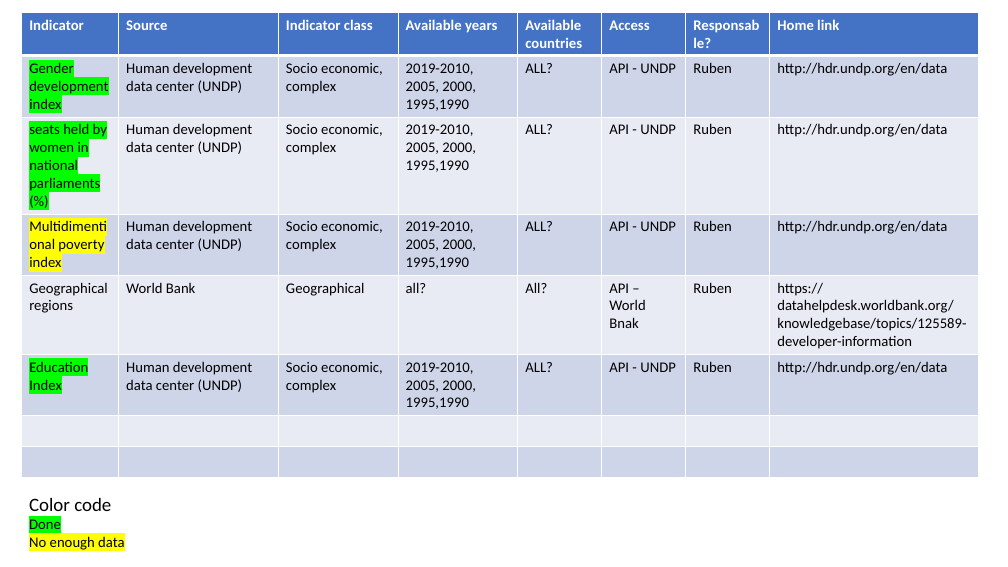
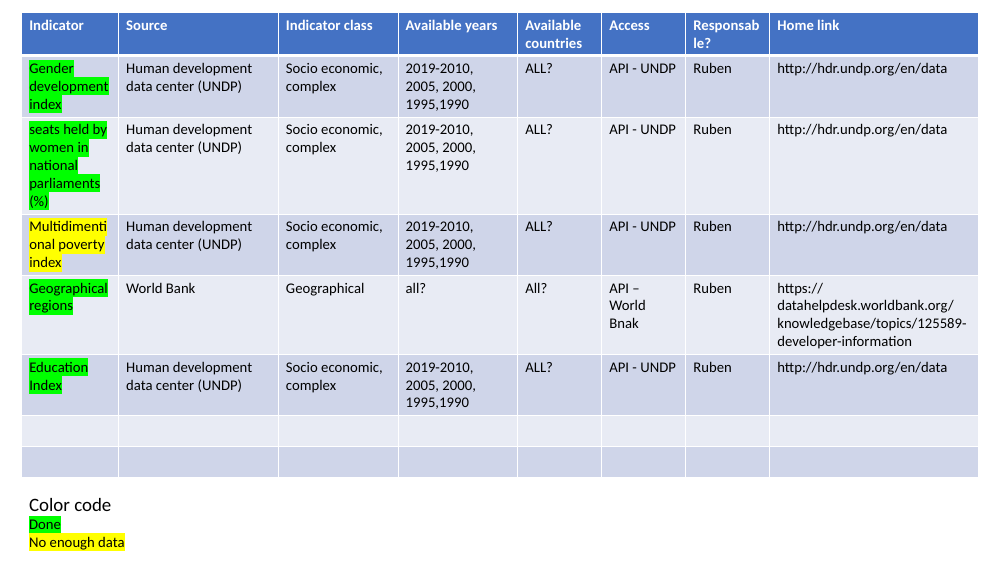
Before and after one commit to rjlopez2/ADS-_CAS_Bern_2020, a slide deck: slide 4 of Projects/M3/Project.pptx. Drawn at 1008x567 pixels with LibreOffice and Linux fonts; fonts in the diff are those of the drawing. Boxes give left, top, right and bottom in pixels: in the first picture for what was removed or moved away, otherwise in the second. Text is boxed around its words. In the diff, an @@ line names an element or a change of style, - is before the commit and + after.

```diff
--- a/Projects/M3/Project.pptx
+++ b/Projects/M3/Project.pptx
@@ table at (22,12,979,454) @@
@@ highlight none to #00FF00 in "Geographical regions" @@
```
Also in this commit, not shown: 2 other slides changed.
